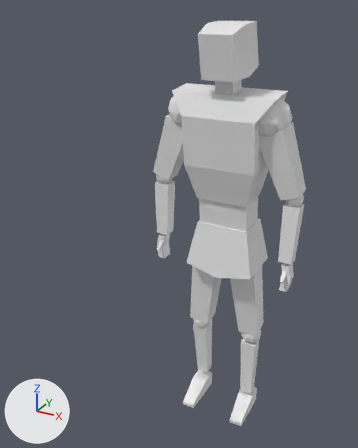
Renders of the glTF model Models/Enemy.glb from each side of a commit.
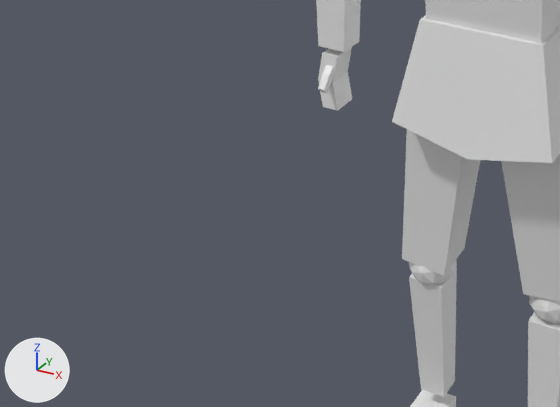
Old and new are each drawn whole from a 50 mm lens placed at (2.55, -6.06, 6.12), pointed at (-0.27, -0.94, 3.56) and again close up on the part from 8% to 71% of the width and 48% to 84% of the height. Arrows for +X, +Y and +Z are at lower left; the lights stay in place. Where no turn or scale is listed for an object, it has been applied to the vertices. Vertices at the same position are counted once.

The older version as bpy lines, for what is in view:
```python
me_cube_016 = bpy.data.meshes.new('Cube.016')
me_cube_016.from_pydata(...)  # 12 vertices, 20 faces; spans x -1.0..1.0, y -1.0..1.32, z -0.99..1.0
me_cube_017 = bpy.data.meshes.new('Cube.017')
me_cube_017.from_pydata(...)  # 12 vertices, 20 faces; spans x -0.086..0.054, y -0.093..0.093, z -0.184..0.184
# before: 8 (-0.086, -0.091, 0.0) at pixel (318, 79), 9 (-0.085, 0.092, -0.001), 10 (0.02, 0.092, 0.0) at pixel (347, 71), 11 (0.019, -0.092, 0.001) at pixel (332, 82)
me_cube_025 = bpy.data.meshes.new('Cube.025')
me_cube_025.from_pydata(...)  # 8 vertices, 12 faces; spans x -0.354..0.354, y -0.26..0.26, z -0.437..0.437
ob_midsection = bpy.data.objects.new('Midsection', me_cube_025)
ob_midsection.location = (0.0, 0.039, 3.559)
ob_right_hand_001 = bpy.data.objects.new('Right Hand.001', me_cube_017)
ob_right_hand_001.location = (-1.009, -0.059, 2.714)
ob_right_thumb = bpy.data.objects.new('Right Thumb', me_cube_016)
ob_right_thumb.parent = ob_right_hand
ob_right_thumb.location = (0.0312, -0.114, 0.202)
ob_right_thumb.rotation_euler = (-0.735, 3.142, 0.0)  # degrees (-42, 180, 0)
ob_right_thumb.scale = (0.0249, 0.0274, 0.0907)
# also in view: 'Right Foot.001' at (-0.42, 0.0, 0.08); 'Left Knee' at (0.41, 0.19, 1.39); 'Right Knee' at (-0.41, 0.12, 1.43); 'Right Forearm.001' at (-1.0, -0.04, 3.34); 'Left Shin.001' at (0.41, 0.17, 0.75)
```
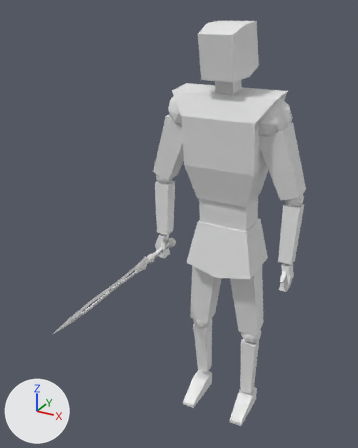
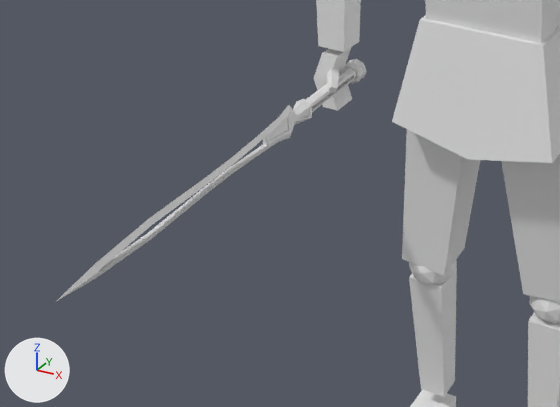
Boxes (x1, y1, x2, y2) around the edits, measured in the close-ups (560 x 407 px; the box of a moved part takes in the faces that stretch with it):
'Right Hand.001', reshaped (791% wider, 292% taller)
    before: (318, 47, 352, 111)
    after: (56, 48, 367, 302)
'Right Thumb', moved, turned
    before: (318, 65, 333, 93)
    after: (327, 67, 339, 93)
part 1 of me_cube_017, added
    after: (56, 59, 367, 302)
part 2 of me_cube_017, moved or reshaped
    before: (318, 47, 352, 111)
    after: (314, 48, 352, 111)

Patch to the scene script:
```diff
--- a/Models/Enemy.glb.py
+++ b/Models/Enemy.glb.py
@@ me_cube_017 @@
 # used by ob_right_hand_001; location = (-1.009, -0.059, 2.714)
 # verts and faces of me_cube_017; kept vertices keep their numbers, new ones are numbered from 12
-me_cube_017.from_pydata(...)  # 12 vertices, 20 faces; spans x -0.086..0.054, y -0.093..0.093, z -0.184..0.184
+me_cube_017.from_pydata(...)  # 181 vertices, 362 faces; spans x -0.119..0.104, y -2.601..0.211, z -0.184..0.184
+# me_cube_017 part 1: a new loose piece of 169 vertices spanning x -0.038..0.104, y -2.601..0.211, z -0.132..0.091
+# me_cube_017 part 2
+verts[8] = (-0.119, -0.091, 0.0)  # moved, pixel (313, 78)
+verts[9] = (-0.118, 0.092, -0.001)  # moved
+verts[10] = (-0.012, 0.092, 0.0)  # moved, pixel (343, 70)
+verts[11] = (-0.013, -0.092, 0.001)  # moved
@@ ob_right_thumb @@
 ob_right_thumb.parent = ob_right_hand
-ob_right_thumb.location = (0.0312, -0.114, 0.202)
-ob_right_thumb.rotation_euler = (-0.735, 3.142, 0.0)  # degrees (-42, 180, 0)
+ob_right_thumb.location = (-0.0111, -0.113, 0.202)
+ob_right_thumb.rotation_euler = (-1.136, -2.676, -0.777)  # degrees (-65, -153, -45)
 ob_right_thumb.scale = (0.0249, 0.0274, 0.0907)
```
